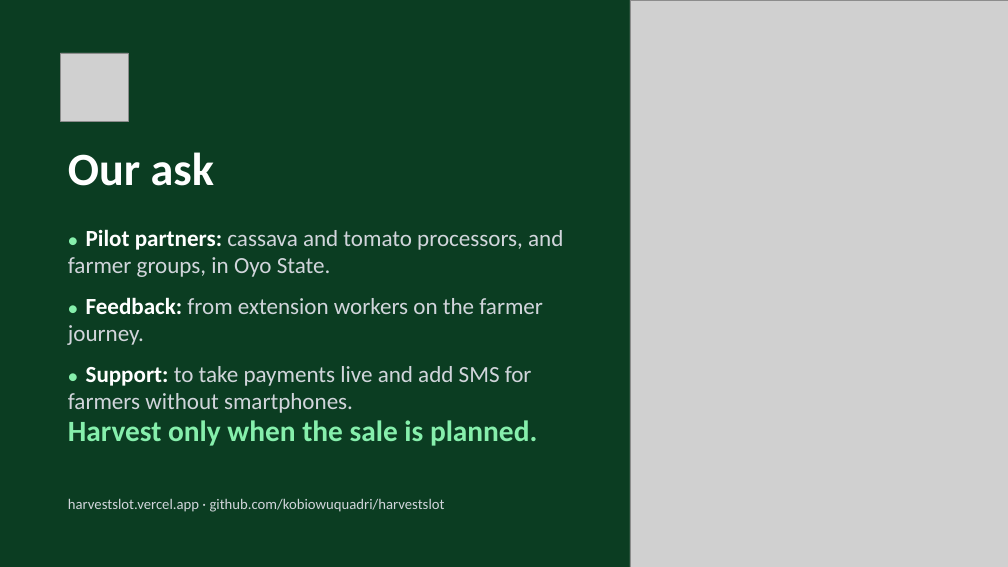
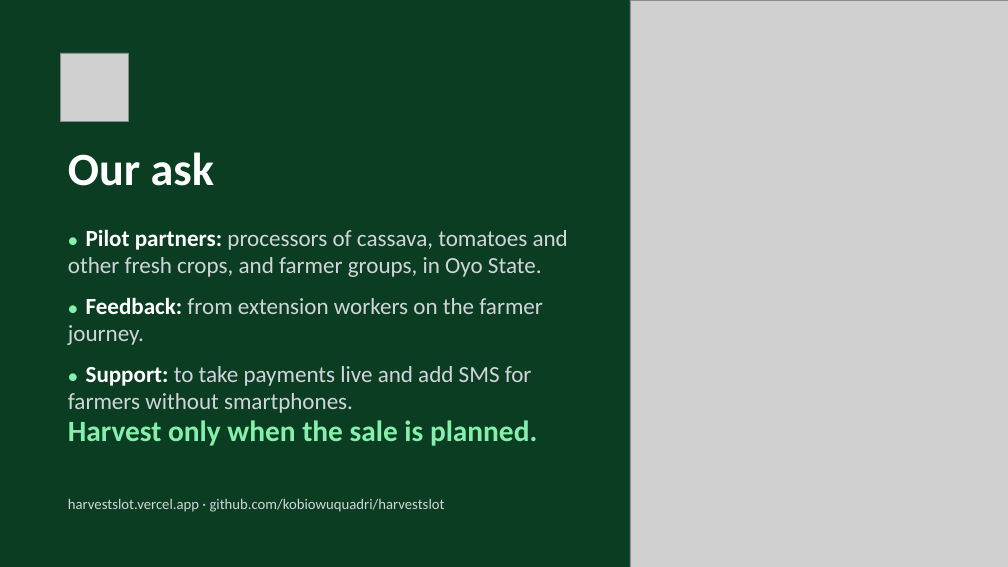
Before and after one commit to kobiowuquadri/harvestslot, a slide deck: slide 13 of docs/HarvestSlot-Pitch-Deck-v3.pptx. Drawn at 1008x567 pixels with LibreOffice and Linux fonts; fonts in the diff are those of the drawing; grey boxes stand for pictures. Boxes give left, top, right and bottom in pixels: in the first picture for what was removed or moved away, otherwise in the second. Text is boxed around its words. In the diff, an @@ line names an element or a change of style, - is before the commit and + after.

```diff
--- a/docs/HarvestSlot-Pitch-Deck-v3.pptx
+++ b/docs/HarvestSlot-Pitch-Deck-v3.pptx
@@ text at (68, 229, 568, 277): text changed @@
-● Pilot partners: cassava and tomato processors, and farmer groups, in Oyo State.
+● Pilot partners: processors of cassava, tomatoes and other fresh crops, and farmer groups, in Oyo State.
```
Also in this commit, not shown: 6 other slides changed, 53 other files.
